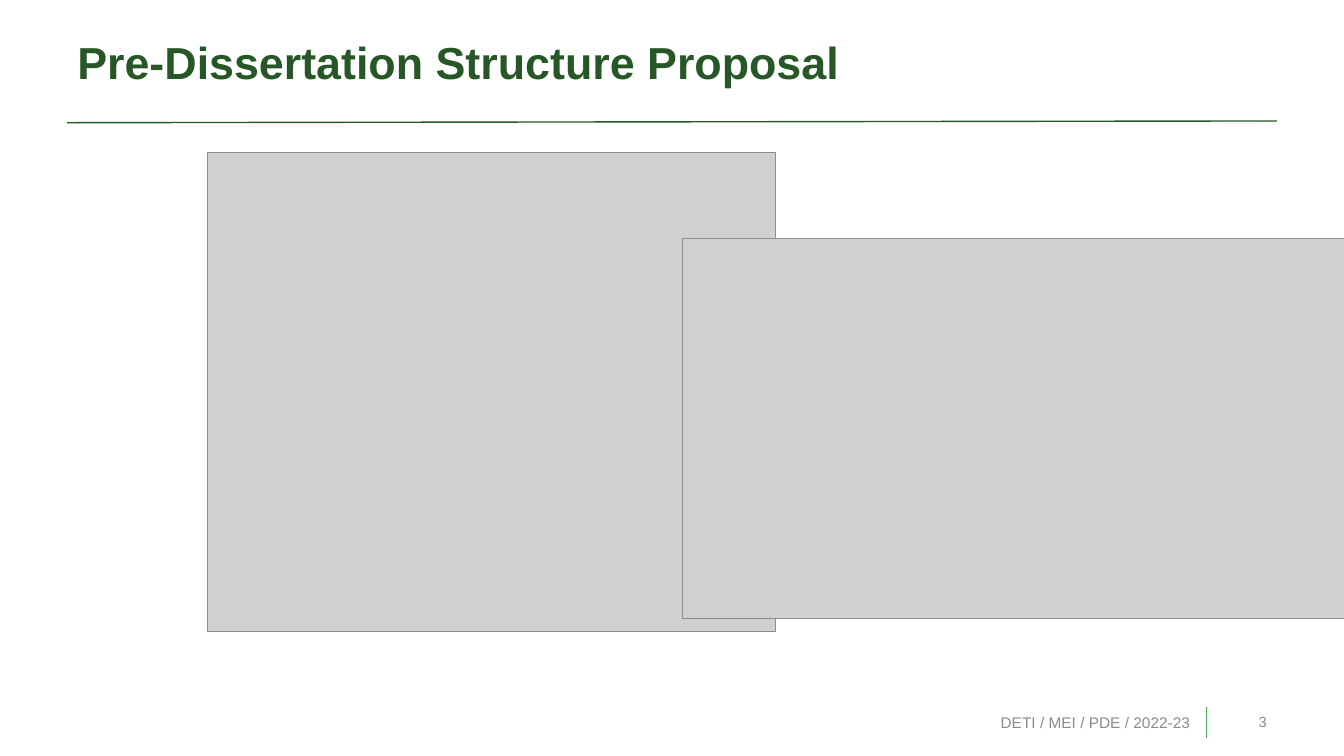
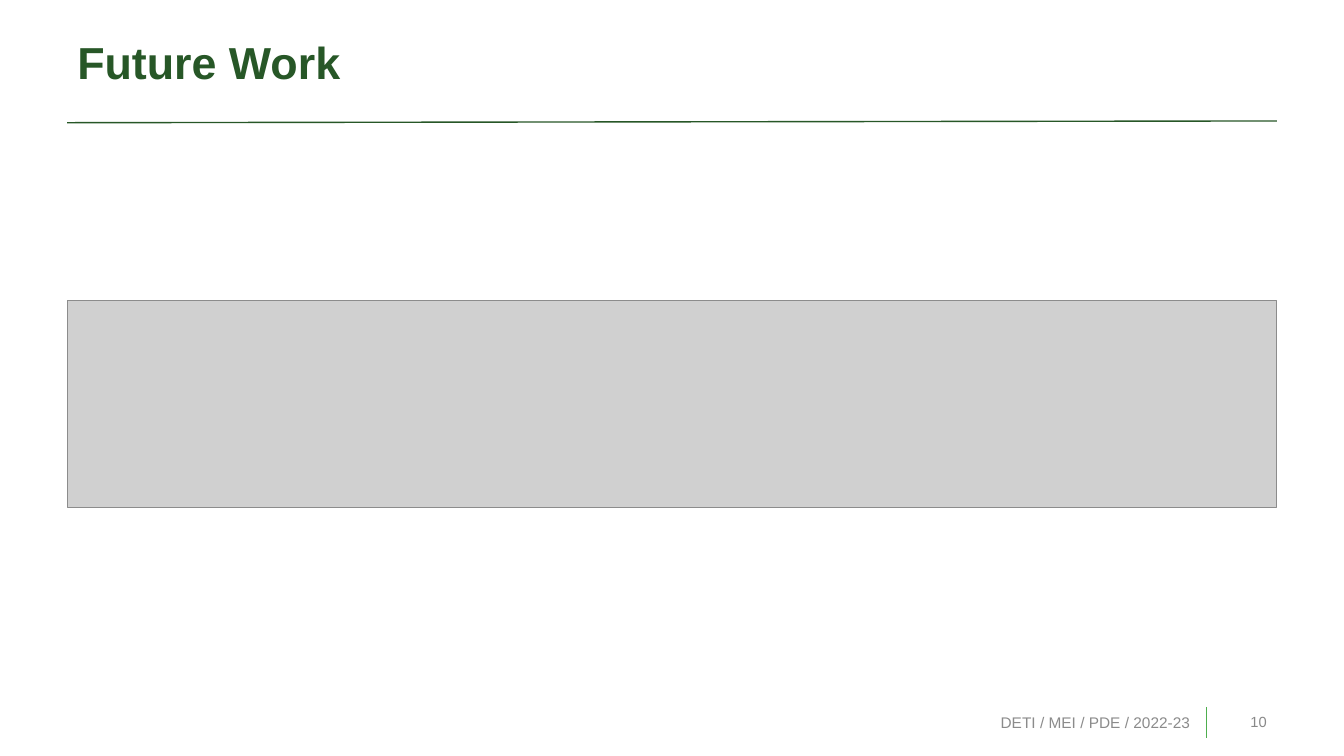
Before and after one commit to bearkillerPT/Dissertation, a slide deck: slide 10 of PDE_PreDissertation.pptx (slide 3 before the commit). Drawn at 1344x756 pixels with LibreOffice and Linux fonts; fonts in the diff are those of the drawing; grey boxes stand for pictures; background and template pictures are left out. Boxes give left, top, right and bottom in pixels: in the first picture for what was removed or moved away, otherwise in the second. Text is boxed around its words. In the diff, an @@ line names an element or a change of style, - is before the commit and + after.

Commit message:
added the preDissertation and presentation as well as the architecture drawio file

```diff
--- a/PDE_PreDissertation.pptx
+++ b/PDE_PreDissertation.pptx
@@ title at box(77, 46, 340, 80): text changed @@
-Pre-Dissertation Structure Proposal
+Future Work
@@ picture removed at box(208, 152, 775, 631) @@
@@ picture removed at box(683, 239, 1344, 619) @@
@@ picture added at box(68, 300, 1277, 508) @@
@@ page number at box(1250, 717, 1266, 727): text changed @@
-3
+10
```
Also in this commit, not shown: 8 slides added, 1 slide removed, 2 other files.
